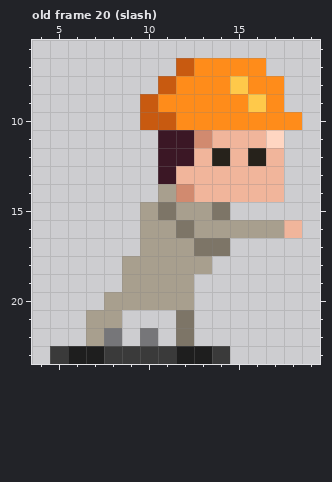
File history of a pixel-art file, assets/sprites/_aseprite/player/engineer.aseprite. Above: the version before the commit.
24x24 pixels, 23 frames. Shown: old frame 20 (slash): x 4..19, y 6..23. The commit also changed other frames, which this record leaves out.
The same view after the edit:
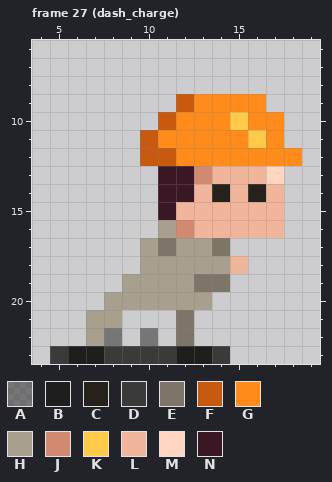
Palette (. is transparent): A #0606086f  B #1e1e1e  C #26221b  D #3a3a3a  E #7d7567  F #c85a10  G #ff8c1a  H #a89f8e  J #d18a6f  K #ffc94a  L #f1b59b  M #ffd6c2  N #3b1725
A new or re-ordered frame is compared with the old frame closest to it.
Change:
frames 23 -> 29
Frame 27 (dash_charge) is new; against old frame 20 (slash), layer "Layer 1":
y 7: x 12..16 FGGGG -> .....
y 8: x 11..17 FGGGKGG -> .......
y 9: x 10..12 FGG -> ..F; x 16..17 KG -> G.
y 10: x 10 F -> .; x 15 G -> K; x 18 G -> .
y 11: x 10..17 .NNJLLLM -> FGGGGGKG
y 12: x 10..18 .NNLCLCL. -> FFGGGGGGG
y 13: x 12..13 LL -> NJ; x 17 L -> M
y 14: x 11..12 HJ -> NN; x 14 L -> C; x 16 L -> C
y 15: x 10..17 HEHHE... -> .NLLLLLL
y 16: x 10 H -> .; x 12..18 EHHHHHL -> JLLLLL.
y 17: x 11 H -> E; x 13 E -> H
y 18: x 9 H -> .; x 14..15 .. -> HL
y 19: x 13..14 .. -> EE
y 20: x 13 . -> H
Changed places in both pictures, as pixel boxes (x1, y1, x2, y2):
changed: (122, 58, 302, 310)
